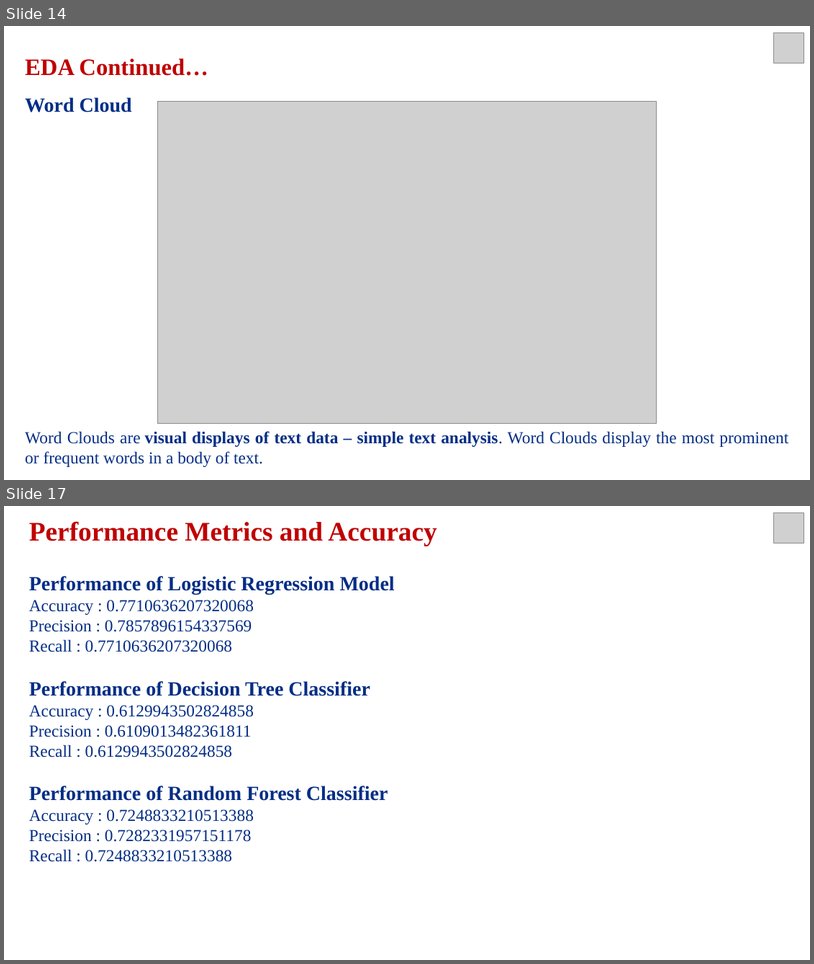
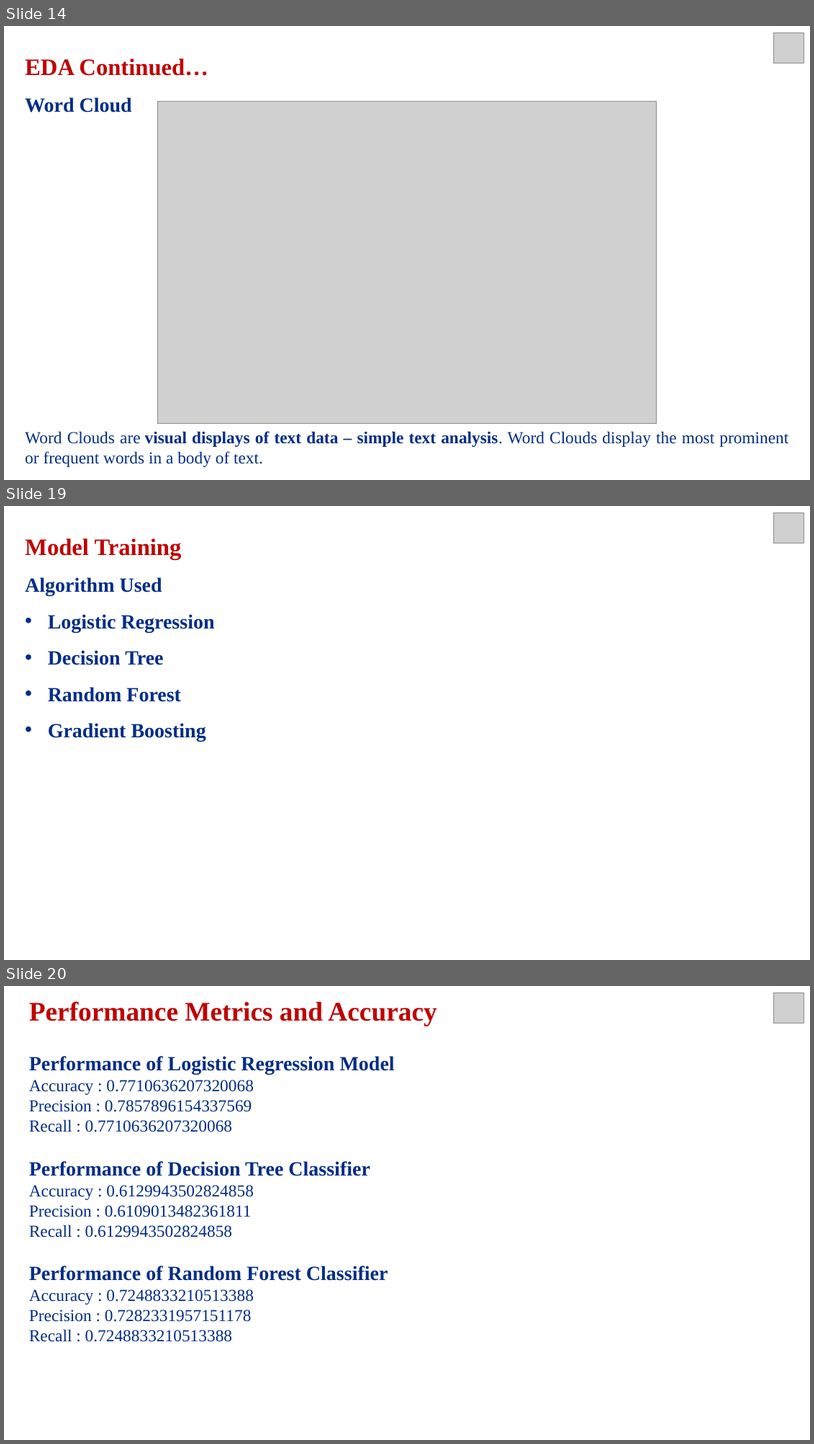
Before and after one commit to varsha-rani-15/Coronavirus-Tweet-Sentiment-Analysis, a slide deck: ML Classification_Presentation.pptx. Shown one above the other, each under a label of ours: slides 14 and 17 before the commit, slides 14, 19 and 20 after it; the slides between them are not shown. The pictures are 814x964 and 814x1444 pixels, drawn with LibreOffice and Linux fonts; fonts in the diff are those of the drawing; grey boxes stand for pictures. Boxes give left, top, right and bottom in pixels: in the first picture for what was removed or moved away, otherwise in the second. Text is boxed around its words. In the diff, an @@ line names an element or a change of style, - is before the commit and + after.

```diff
--- a/ML Classification_Presentation.pptx
+++ b/ML Classification_Presentation.pptx
@@ slide 19 added at [4, 506, 810, 960], background #FFFFFF @@
@@ picture added at [774, 512, 805, 543] @@
@@ text added at [25, 538, 215, 741], 24 pt, text gradient #012D86 to #0E2557, bold @@
+Model Training
+Algorithm Used
+• Logistic Regression
+• Decision Tree
+• Random Forest
+• Gradient Boosting
@@ what was slide 17 is now slide 20 @@
```
Also in this commit, not shown: 5 slides changed, 6 other slides added, 3 slides removed.
